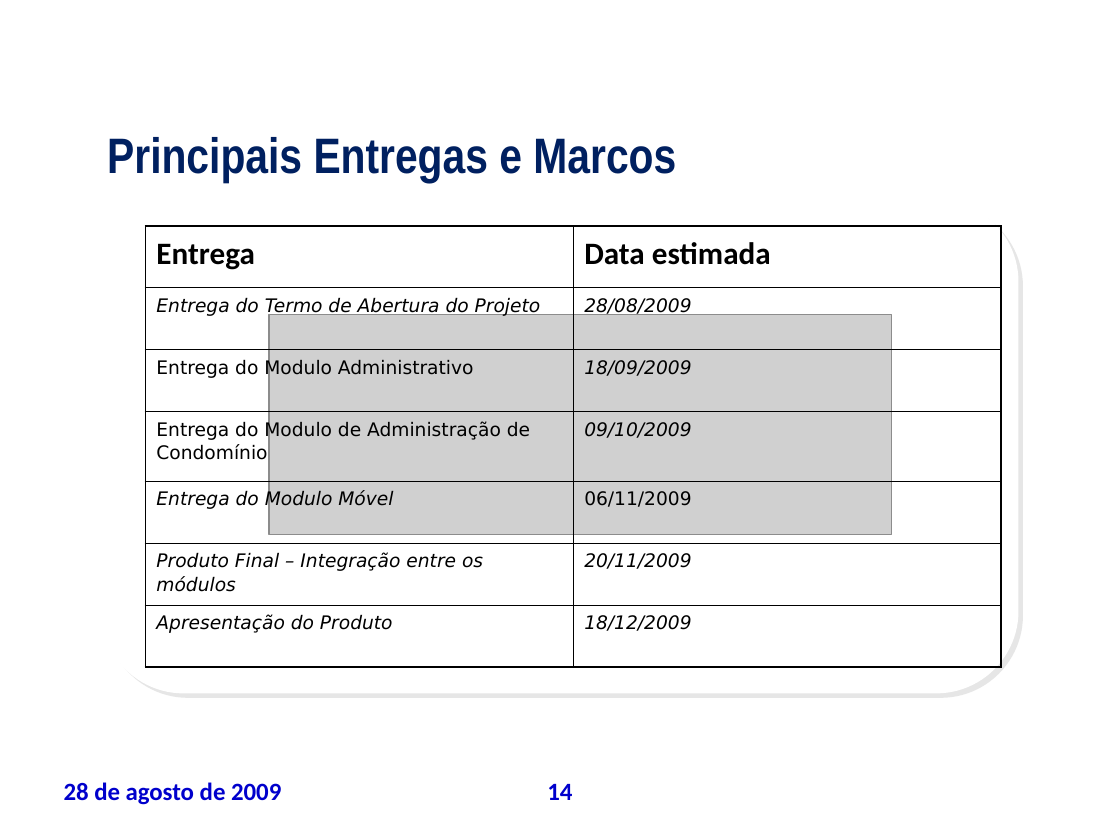
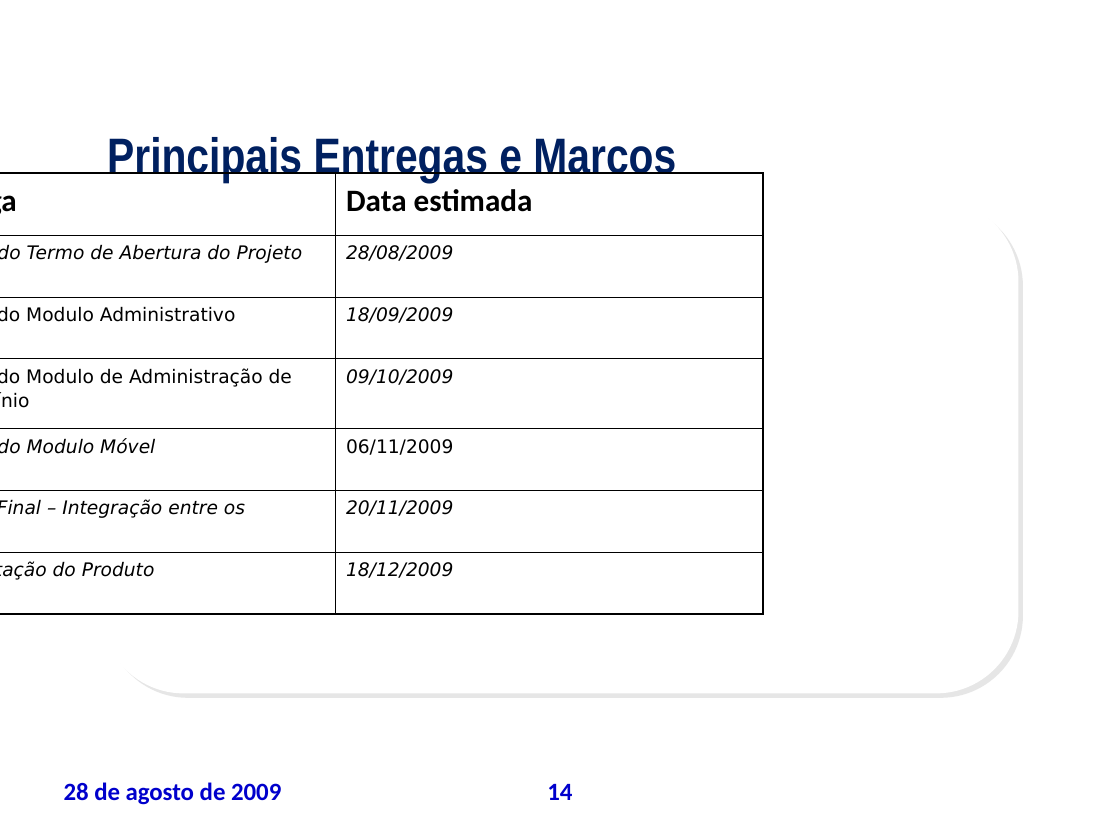
Before and after one commit to leoevaristo/psa20092, a slide deck: slide 14 of ARTEFATOS/TAP_apresentacao.ppt. Drawn at 1120x840 pixels with LibreOffice and Linux fonts; fonts in the diff are those of the drawing; grey boxes stand for pictures; background and template pictures are left out. Boxes give left, top, right and bottom in pixels: in the first picture for what was removed or moved away, otherwise in the second. Text is boxed around its words. In the diff, an @@ line names an element or a change of style, - is before the commit and + after.

```diff
--- a/ARTEFATOS/TAP_apresentacao.ppt
+++ b/ARTEFATOS/TAP_apresentacao.ppt
@@ table resized from (x1=146, y1=226, x2=1001, y2=668) to (x1=0, y1=174, x2=763, y2=615) @@
@@ picture removed at (x1=269, y1=315, x2=892, y2=535) @@
```
Also in this commit, not shown: 19 other slides changed.
